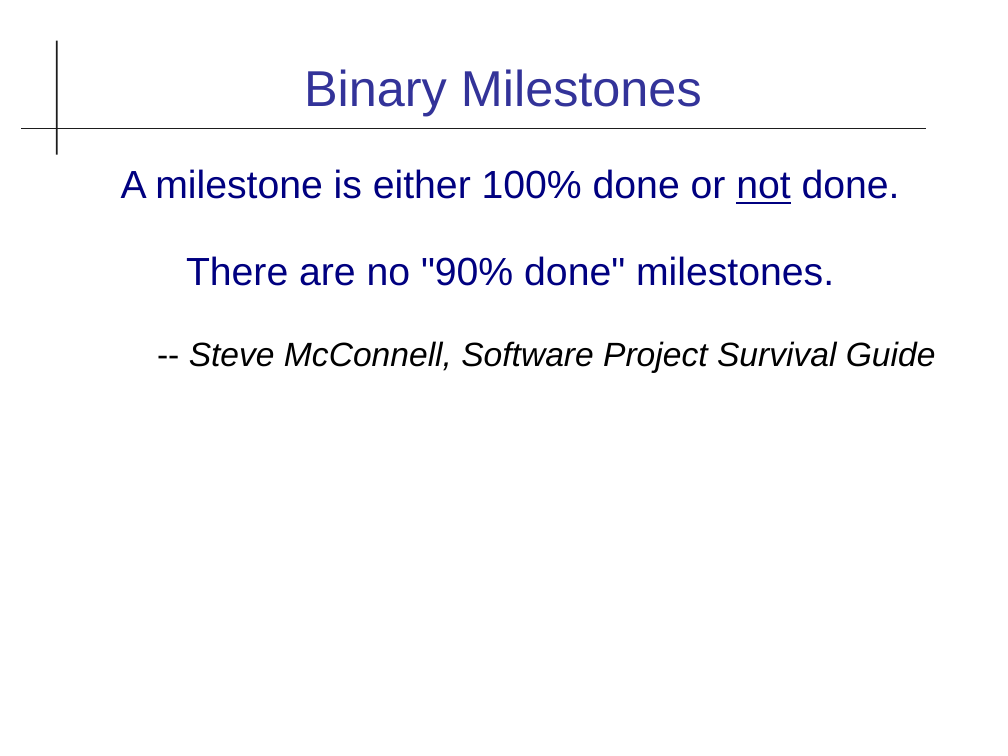
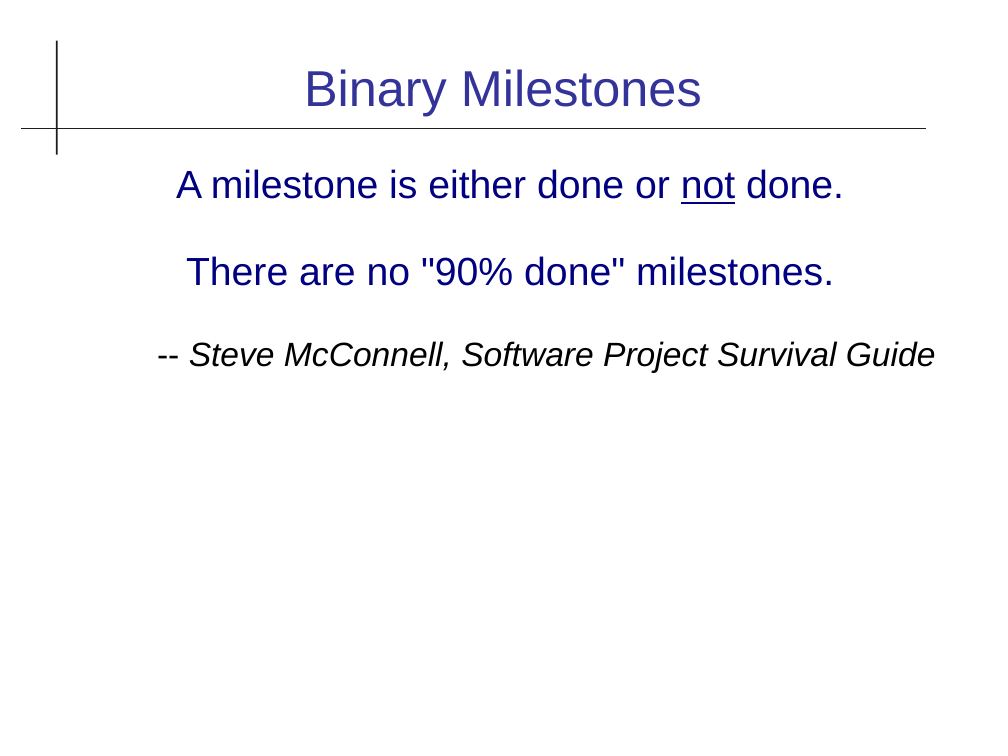
Before and after one commit to cpske/ISP, a slide deck: slide 9 of assignment/project/Iteration1.odp (slide 8 before the commit). Drawn at 1008x756 pixels with LibreOffice and Linux fonts; fonts in the diff are those of the drawing. Boxes give left, top, right and bottom in pixels: in the first picture for what was removed or moved away, otherwise in the second. Text is boxed around its words. In the diff, an @@ line names an element or a change of style, - is before the commit and + after.

```diff
--- a/assignment/project/Iteration1.odp
+++ b/assignment/project/Iteration1.odp
@@ text at (x1=176, y1=169, x2=844, y2=204): text changed @@
-A milestone is either 100% done or not done.
+A milestone is either done or not done.
```
Also in this commit, not shown: 9 other slides changed, 4 slides added, 3 slides removed, 6 other files.
